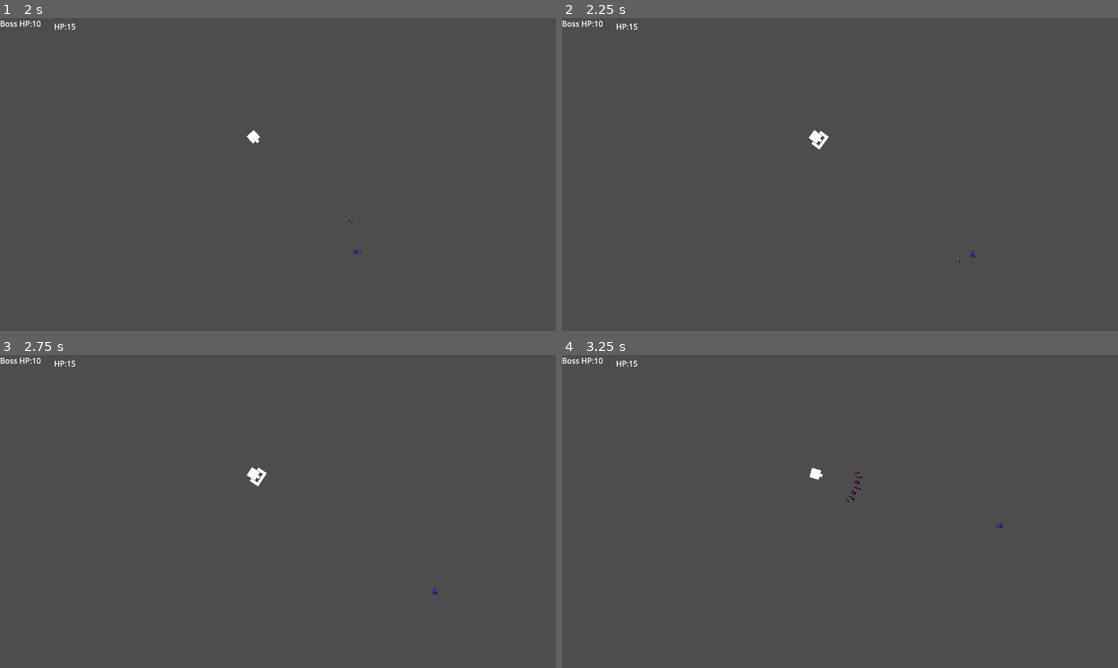
Above: before the commit, frames 1-4 (two rows, left to right).
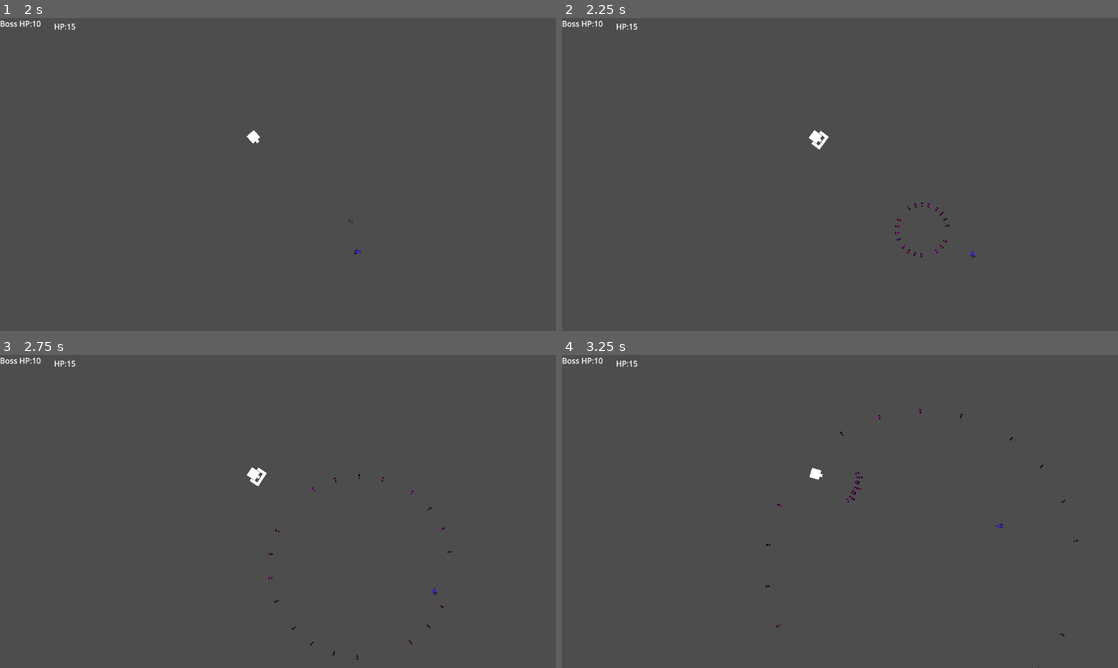
Above: after the commit, the same moments.

Repository: ConquestM/TANKG
Game: Godot game, scene res://Level.tscn
Two runs of this game, one before a commit and one after it. Both use one fixed random seed, a clock stepped at 60 frames per second and the inputs below.
Inputs (mouse positions are in pixels of both pictures, inside the frame that each line leads up to):
- Up to frame 1 (2 s): tap Enter at 0.5 s; move the mouse to (400, 158) at 0.52 s; hold Right (ui_right) 0.53-1.28 s; hold Shift (dash) 0.53-1.28 s; move the mouse to (166, 190) at 1.27 s; hold Down (ui_down) from 1.28 s (still down); tap Shift (dash) at 1.35 s
- Up to frame 2 (2.25 s): tap Space at 2 s; move the mouse to (895, 105) at 2.02 s; release Down (ui_down) at 2.03 s; hold Right (ui_right) from 2.03 s (still down); hold Shift (dash) from 2.03 s (still down)
- Up to frame 3 (2.75 s): keep holding Right (ui_right); keep holding Shift (dash)
- Up to frame 4 (3.25 s): move the mouse to (812, 574) at 2.77 s; release Right (ui_right) at 2.78 s; release Shift (dash) at 2.78 s; hold Up (ui_up) from 2.78 s (still down); tap Shift (dash) at 2.85 s

Frame 1 is identical in both runs. In frame 2, less than 0.1% of the frame differs, in the area x 59-72%, y 58-79%; in frame 3, less than 0.1%; in frame 4, less than 0.1%.

Commit message:
shrapnel added

Diff:
--- a/BOss1.tscn
+++ b/BOss1.tscn
@@ -2,7 +2,7 @@
 
 [ext_resource type="PackedScene" uid="uid://ccuc8cahwt677" path="res://Bullet.tscn" id="1_8u0ge"]
 [ext_resource type="PackedScene" uid="uid://bjmfaw432i8kw" path="res://Megabullet.tscn" id="1_x7p21"]
-[ext_resource type="PackedScene" uid="uid://5n06yjpop12k" path="res://OPen_Shield1.tscn" id="2_t2cd4"]
+[ext_resource type="PackedScene" uid="uid://5n06yjpop12k" path="res://Open_Shield1.tscn" id="2_t2cd4"]
 
 [sub_resource type="GDScript" id="GDScript_ifhia"]
 resource_name = "BOss_script"
--- a/Bossbulletdetonatehitbox.tscn
+++ b/Bossbulletdetonatehitbox.tscn
@@ -7,7 +7,8 @@
 
 [node name="Area2D" type="Area2D"]
 script = ExtResource("1_d0sy7")
+metadata/Debt = true
 
 [node name="CollisionShape2D" type="CollisionShape2D" parent="."]
 shape = SubResource("RectangleShape2D_fjwph")
-metadata/detonate = true
+metadata/Debt = true
--- a/Bossbullethitbox.gd
+++ b/Bossbullethitbox.gd
@@ -3,7 +3,7 @@
 
 # Called when the node enters the scene tree for the first time.
 func _ready():
-	pass # Replace with function body.
+	set_meta("Debt", 0)
 
 
 # Called every frame. 'delta' is the elapsed time since the previous frame.
--- a/Bullet.tscn
+++ b/Bullet.tscn
@@ -25,3 +25,4 @@
 texture = ExtResource("2_x4ief")
 
 [connection signal="area_entered" from="." to="." method="_on_area_entered"]
+[connection signal="area_entered" from="." to="." method="_on_area_enter"]
--- a/Level.tscn
+++ b/Level.tscn
@@ -1,7 +1,7 @@
 [gd_scene load_steps=5 format=3 uid="uid://din3nn61eqs63"]
 
 [ext_resource type="Script" path="res://scripts/UI.gd" id="1_lcthp"]
-[ext_resource type="PackedScene" uid="uid://c27rlmxl5mmbk" path="res://BOss1.tscn" id="2_17prt"]
+[ext_resource type="PackedScene" uid="uid://c27rlmxl5mmbk" path="res://Boss1.tscn" id="2_17prt"]
 [ext_resource type="PackedScene" uid="uid://cou1mvn4ls013" path="res://Player.tscn" id="3_j6vdm"]
 [ext_resource type="PackedScene" uid="uid://btij6l30ipepu" path="res://Turret.tscn" id="4_4wdna"]
 
--- a/scripts/bullet.gd
+++ b/scripts/bullet.gd
@@ -22,6 +22,7 @@
 	despawn += 1
 	if despawn > 300:
 		queue_free()
+
 func _on_area_entered(area):
 	if area.has_meta("Block"):
 		queue_free()
@@ -31,14 +32,101 @@
 	if area.has_meta("Boss") and friendly:
 		global.BossHP -= 1
 		queue_free()
-	if area.has_meta("detonate"):
+	if area.has_meta("Debt"):
 		print("det")
-		var megabullet = megabullet2_scene.instantiate()
-		megabullet.rotation = global_rotation + 1
-		add_sibling(megabullet)
-		var megabullet2 = megabullet2_scene.instantiate()
-		megabullet.rotation = global_rotation + 2
-		add_sibling(megabullet2)
-		var megabullet3 = megabullet2_scene.instantiate()
-		megabullet.rotation = global_rotation + 3
-		add_sibling(megabullet3)
+	var megabulletb = megabullet2_scene	.instantiate()
+	add_sibling(megabulletb)
+	megabulletb.global_position = global_position
+	megabulletb.rotation = global_rotation
+
+	var megabullet2b = megabullet2_scene.instantiate()
+	add_sibling(megabullet2b)
+	megabullet2b.global_position = global_position
+	megabullet2b.rotation = global_rotation+10
+
+	var megabullet3b = megabullet2_scene.instantiate()
+	add_sibling(megabullet3b)
+	megabullet3b.global_position = global_position
+	megabullet3b.rotation = global_rotation-10
+
+	var megabullet4b = megabullet2_scene.instantiate()
+	add_sibling(megabullet4b)
+	megabullet4b.global_position = global_position
+	megabullet4b.rotation = global_rotation-20
+
+	var megabullet5b = megabullet2_scene.instantiate()
+	add_sibling(megabullet5b)
+	megabullet5b.global_position = global_position
+	megabullet5b.rotation = global_rotation+20
+
+	var megabullet6b = megabullet2_scene.instantiate()
+	add_sibling(megabullet6b)
+	megabullet6b.global_position = global_position
+	megabullet6b.rotation = global_rotation-30
+
+	var megabullet7b = megabullet2_scene.instantiate()
+	add_sibling(megabullet7b)
+	megabullet7b.global_position = global_position
+	megabullet7b.rotation = global_rotation+30
+
+	var megabullet8b = megabullet2_scene.instantiate()
+	add_sibling(megabullet8b)
+	megabullet8b.global_position = global_position
+	megabullet8b.rotation = global_rotation-40
+
+	var megabullet9b = megabullet2_scene.instantiate()
+	add_sibling(megabullet9b)
+	megabullet9b.global_position = global_position
+	megabullet9b.rotation = global_rotation+40
+
+	var megabullet10b = megabullet2_scene.instantiate()
+	add_sibling(megabullet10b)
+	megabullet10b.global_position = global_position
+	megabullet10b.rotation = global_rotation-50
+
+	var megabullet11b = megabullet2_scene.instantiate()
+	add_sibling(megabullet11b)
+	megabullet11b.global_position = global_position
+	megabullet11b.rotation = global_rotation+50
+
+	var megabullet12b = megabullet2_scene.instantiate()
+	add_sibling(megabullet12b)
+	megabullet12b.global_position = global_position
+	megabullet12b.rotation = global_rotation-60
+
+	var megabullet13b = megabullet2_scene.instantiate()
+	add_sibling(megabullet13b)
+	megabullet13b.global_position = global_position
+	megabullet13b.rotation = global_rotation+60
+
+	var megabullet14b = megabullet2_scene.instantiate()
+	add_sibling(megabullet14b)
+	megabullet14b.global_position = global_position
+	megabullet14b.rotation = global_rotation-70
+
+	var megabullet15b = megabullet2_scene.instantiate()
+	add_sibling(megabullet15b)
+	megabullet15b.global_position = global_position
+	megabullet15b.rotation = global_rotation+70
+
+	var megabullet16b = megabullet2_scene.instantiate()
+	add_sibling(megabullet16b)
+	megabullet16b.global_position = global_position
+	megabullet16b.rotation = global_rotation-80
+
+	var megabullet17b = megabullet2_scene.instantiate()
+	add_sibling(megabullet17b)
+	megabullet17b.global_position = global_position
+	megabullet17b.rotation = global_rotation+80
+
+	var megabullet18b = megabullet2_scene.instantiate()
+	add_sibling(megabullet18b)
+	megabullet18b.global_position = global_position
+	megabullet18b.rotation = global_rotation-90
+
+	var megabullet19b = megabullet2_scene.instantiate()
+	add_sibling(megabullet19b)
+	megabullet19b.global_position = global_position
+	megabullet19b.rotation = global_rotation+90
+
+	queue_free()
Not shown: 1 places in static_body_2d.tscn that only renumber resources
